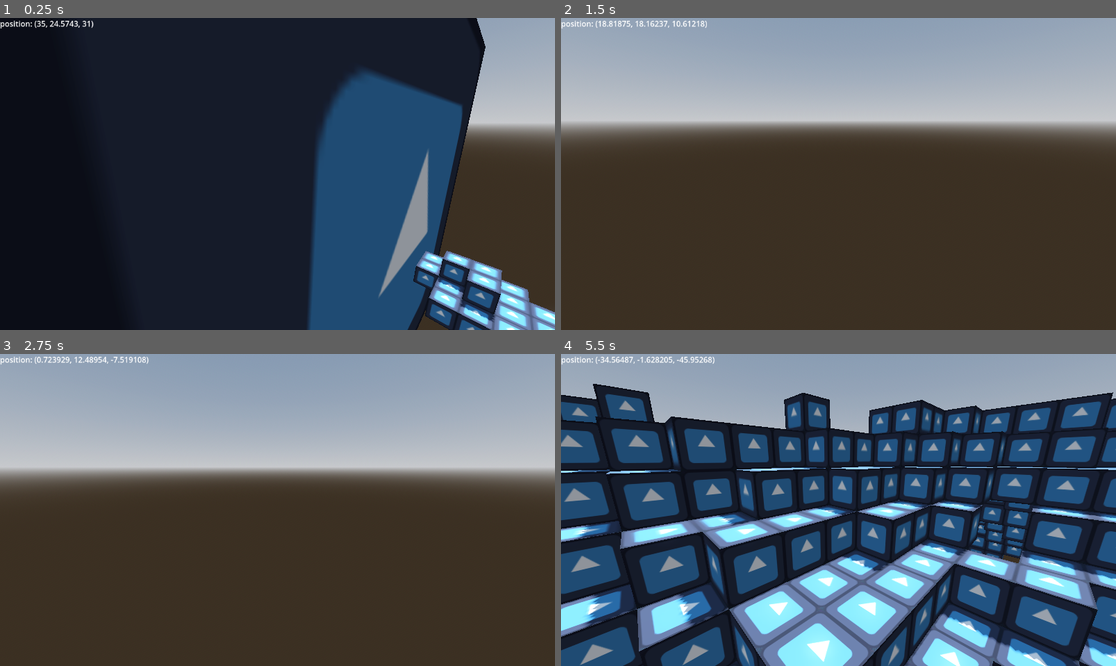
Above: before the commit, frames 1-4 (two rows, left to right).
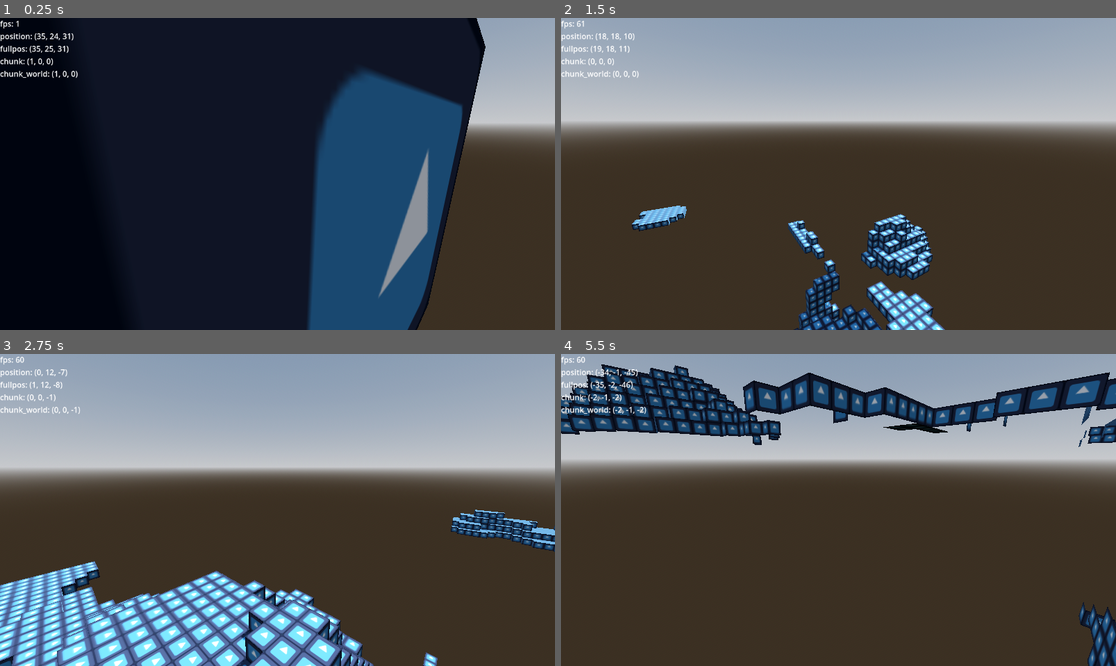
Above: after the commit, the same moments.

Repository: murumart/gd-blockgame
Game: Godot game, scene res://scenes/world.tscn
The game is run twice, just before and just after one commit, with the same random seed, the same clock (stepped at 60 frames per second) and the same inputs. The project has no main scene, so this scene is started directly. The engine's default icon, where the game draws it, is replaced by a stand-in: a white triangle on a blue panel in a dark square.
Inputs (mouse positions are in pixels of both pictures, inside the frame that each line leads up to):
- Up to frame 1 (0.25 s): no input
- Up to frame 2 (1.5 s): tap Enter at 0.5 s; move the mouse to (866, 174) at 0.52 s; hold Ctrl (control) 0.53-1.28 s; hold W (move_forward) from 0.53 s (still down); move the mouse to (810, 174) at 1.27 s; tap Ctrl (control) at 1.35 s
- Up to frame 3 (2.75 s): keep holding W (move_forward); move the mouse to (288, 503) at 2.02 s; hold Ctrl (control) from 2.03 s (still down)
- Up to frame 4 (5.5 s): keep holding W (move_forward); move the mouse to (832, 516) at 2.77 s; release Ctrl (control) at 2.78 s; tap Ctrl (control) at 2.85, 4.35 s; move the mouse to (877, 513) at 3.52 s; hold Ctrl (control) 3.53-4.28 s; move the mouse to (794, 506) at 4.27 s; move the mouse to (844, 510) at 5.02 s; hold Ctrl (control) from 5.03 s (still down)

The runs differ from the first frame. In frame 1, 4.8% of the frame differs, in the area x 0-100%, y 0-100%; in frame 2, 6.2%; in frame 3, 18%; in frame 4, 87%.

Commit message:
blocks are global not per chunk

Diff:
--- a/scenes/meshtest.gd
+++ b/scenes/meshtest.gd
@@ -11,7 +11,16 @@
 
 
 func _physics_process(delta: float) -> void:
-	$Control/Label.text = str("position: ", $"../Camera3D".global_position)
+	var bpos := Vector3i($"../Camera3D".global_position)
+	var cpos := WorldBlocks.is_in_which_chunk(bpos)
+	var w_cpos := World._player_chunk_position()
+	$Control/Label.text = str(
+		"fps: ", Engine.get_frames_per_second(),
+		"\nposition: ", bpos,
+		"\nfullpos: ", $"../Camera3D".global_position.round(),
+		"\nchunk: ", cpos,
+		"\nchunk_world: ", w_cpos,
+		)
 
 
 func _mesh_gen():
--- a/scenes/test/testmat.tres
+++ b/scenes/test/testmat.tres
@@ -4,3 +4,8 @@
 
 [resource]
 albedo_texture = ExtResource("1_m0xjy")
+metallic_specular = 0.0
+ao_light_affect = 0.46
+subsurf_scatter_strength = 0.54
+detail_mask = ExtResource("1_m0xjy")
+billboard_keep_scale = true
--- a/scenes/world.tscn
+++ b/scenes/world.tscn
@@ -1,8 +1,9 @@
-[gd_scene load_steps=10 format=3 uid="uid://dh4pwgtu6u1q0"]
+[gd_scene load_steps=11 format=3 uid="uid://dh4pwgtu6u1q0"]
 
 [ext_resource type="Script" path="res://scenes/meshtest.gd" id="1_if4l6"]
 [ext_resource type="Material" uid="uid://btqk6iql7oemc" path="res://scenes/test/testmat.tres" id="1_uclou"]
 [ext_resource type="Script" path="res://scenes/world.gd" id="1_vuntx"]
+[ext_resource type="Script" path="res://scenes/world/world_blocks.gd" id="2_66rso"]
 [ext_resource type="Script" path="res://scenes/camera/camera_controller.gd" id="2_m1nwf"]
 [ext_resource type="Script" path="res://scenes/world/chunks_loader.gd" id="4_tjww5"]
 
@@ -36,6 +37,9 @@
 [node name="World" type="Node3D"]
 script = ExtResource("1_vuntx")
 
+[node name="WorldBlocks" type="Node" parent="."]
+script = ExtResource("2_66rso")
+
 [node name="WorldEnvironment" type="WorldEnvironment" parent="."]
 environment = SubResource("Environment_u5qh4")
 
@@ -58,7 +62,11 @@
 layout_mode = 0
 offset_right = 40.0
 offset_bottom = 23.0
-text = "position: (35, 24.5743, 31)"
+text = "fps: 135
+position: (35, 24, 31)
+fullpos: (35, 25, 31)
+chunk: (1, 0, 0)
+chunk_world: (0, 0, 0)"
 
 [node name="Camera3D" type="Camera3D" parent="."]
 transform = Transform3D(0.670491, -0.181295, 0.719426, 0, 0.969685, 0.24436, -0.741917, -0.163841, 0.650165, 35, 24.5743, 31)
--- a/scenes/world/chunk.gd
+++ b/scenes/world/chunk.gd
@@ -4,7 +4,7 @@
 func _ready() -> void:
 	mesh = $ChunkMesh
 	mesh.chunk_position = chunk_position
-	_calc_blocks()
+	mesh.mesh_build_finished.connect(_on_mesh_build_finished)
 
 
 func _build() -> void:
@@ -13,40 +13,12 @@
 
 func _build_mesh() -> void:
 	#Util.measure_time(mesh.build_mesh.bind(blocks))
-	mesh.build_mesh(blocks)
+	mesh.build_mesh(WorldBlocks.get_chunk_blocks(chunk_position))
 
 
-func _calc_blocks() -> void:
-	if blocks.is_empty():
-		blocks.resize(VOLUME)
-	for x in WIDTH:
-		for y in HEIGHT:
-			for z in WIDTH:
-				var gx := chunk_position.x * WIDTH + x
-				var gy := chunk_position.y * HEIGHT + y
-				var gz := chunk_position.z * WIDTH + z
-				if Noises.noise1.get_noise_3d(gx, gy, gz) * 3 < 1.2 and\
-					Noises.noise1.get_noise_2d(gx, gz) * (
-						Noises.noise1.get_noise_2d(gx + 800, gz + 800) * 80
-					) > gy and not (
-						Noises.noise1.get_noise_3d(gz + 100, gy, gx - 100) > -0.11 and
-						Noises.noise1.get_noise_3d(gz + 100, gy, gx - 100) < 0.01
-					):
-					set_block(x, y, z, 1)
-
-
-func get_block(x: int, y: int, z: int) -> int:
-	if blocks.is_empty():
-		_calc_blocks()
-	if (x >= WIDTH or x < 0) or (y >= WIDTH or y < 0) or (z >= WIDTH or z < 0):
-		return 0
-	return blocks[x + WIDTH * z + AREA * y]
-
-
-func set_block(x: int, y: int, z: int, block: int) -> bool:
-	if blocks.is_empty():
-		_calc_blocks()
-	if (x >= WIDTH or x < 0) or (y >= WIDTH or y < 0) or (z >= WIDTH or z < 0):
-		return false
-	blocks[x + WIDTH * z + AREA * y] = block
-	return true
+func _on_mesh_build_finished(first: bool) -> void:
+	mesh_build_finished.emit()
+	if first:
+		create_tween().tween_property(
+			mesh, "transparency", 0.0, 0.5
+			).from(1.0)
--- a/scenes/world/chunk.tscn
+++ b/scenes/world/chunk.tscn
@@ -3,21 +3,26 @@
 [ext_resource type="Script" path="res://scenes/world/chunk.gd" id="1_nlmke"]
 [ext_resource type="Script" path="res://scenes/world/chunk_mesh.gd" id="2_q43yy"]
 
-[sub_resource type="StandardMaterial3D" id="StandardMaterial3D_0anbk"]
-transparency = 1
-albedo_color = Color(0.741176, 0.517647, 1, 0.0666667)
+[sub_resource type="StandardMaterial3D" id="StandardMaterial3D_0ra38"]
+transparency = 4
+blend_mode = 1
+albedo_color = Color(0.458824, 1, 1, 0.0588235)
 
-[sub_resource type="BoxMesh" id="BoxMesh_vcpnd"]
-material = SubResource("StandardMaterial3D_0anbk")
+[sub_resource type="BoxMesh" id="BoxMesh_yg41f"]
+material = SubResource("StandardMaterial3D_0ra38")
 size = Vector3(32, 32, 32)
 
 [node name="Chunk" type="Node3D"]
 script = ExtResource("1_nlmke")
 
 [node name="ChunkMesh" type="MeshInstance3D" parent="."]
+visibility_range_end = 160.0
 script = ExtResource("2_q43yy")
 
 [node name="MeshInstance3D" type="MeshInstance3D" parent="."]
 transform = Transform3D(1, 0, 0, 0, 1, 0, 0, 0, 1, 16, 16, 16)
 visible = false
-mesh = SubResource("BoxMesh_vcpnd")
+visibility_range_end = 32.0
+visibility_range_end_margin = 16.0
+visibility_range_fade_mode = 1
+mesh = SubResource("BoxMesh_yg41f")
--- a/scenes/world/chunk_mesh.gd
+++ b/scenes/world/chunk_mesh.gd
@@ -1,4 +1,8 @@
 extends MeshInstance3D
+
+signal mesh_build_finished(first: bool)
+
+var mesh_built_previously := false
 
 var blocks := PackedInt32Array()
 var vertex_counter := 0
@@ -13,7 +17,6 @@
 var chunk_position := Vector3i()
 
 var am := ArrayMesh.new()
-var th := Thread.new()
 
 
 func build_mesh(blx: PackedInt32Array) -> void:
@@ -22,14 +25,10 @@
 		mesh = null
 		return
 
-	call_deferred("_build_mesh", blx)
+	call_deferred("_build_mesh")
 
 
-func _exit_tree() -> void:
-	th.wait_to_finish()
-
-
-func _build_mesh(blx: PackedInt32Array) -> void:
+func _build_mesh() -> void:
 	surface_array.clear()
 	verts.clear()
 	indices.clear()
@@ -38,10 +37,13 @@
 	vertex_counter = 0
 
 	for x in Chunk.WIDTH:
+		# """multithreading"""
+		if x % 2 == 0: await get_tree().process_frame
 		for z in Chunk.WIDTH:
 			for y in Chunk.HEIGHT:
 				var index := x + Chunk.WIDTH * z + Chunk.AREA * y
 				if blocks[index] != 0:
+					#call_deferred("_add_block_mesh", Vector3i(x, y, z))
 					_add_block_mesh(Vector3i(x, y, z))
 	surface_array.resize(Mesh.ARRAY_MAX)
 	surface_array[Mesh.ARRAY_VERTEX] = verts
@@ -52,19 +54,27 @@
 
 	am.clear_surfaces()
 	am.add_surface_from_arrays(Mesh.PRIMITIVE_TRIANGLES, surface_array)
+	call_deferred(
+		"emit_signal", "mesh_build_finished",
+		not mesh_built_previously)
 	mesh = am
-	mesh.surface_set_material(0, preload("res://scenes/test/testmat.tres"))
+	mesh.surface_set_material(0,
+		preload("res://scenes/test/testmat.tres"))
+	mesh_built_previously = true
 
 
 func _add_block_mesh(xyz: Vector3i) -> void:
 	var x := xyz.x
 	var y := xyz.y
 	var z := xyz.z
+	var gx := chunk_position.x * Chunk.WIDTH + x
+	var gy := chunk_position.y * Chunk.HEIGHT + y
+	var gz := chunk_position.z * Chunk.WIDTH + z
 	var vc := 0
 
 	# bottom
 	vc = vertex_counter
-	if not _is_solid(x, y - 1, z):
+	if not _is_solid(gx, gy - 1, gz):
 		verts.append_array([
 			Vector3(0 + x, 0 + y, 0 + z), # 0
 			Vector3(1 + x, 0 + y, 0 + z), # 1
@@ -83,7 +93,7 @@
 
 	# top
 	vc = vertex_counter
-	if not _is_solid(x, y + 1, z):
+	if not _is_solid(gx, gy + 1, gz):
 		verts.append_array([
 			Vector3(0 + x, 1 + y, 0 + z), # 0
 			Vector3(1 + x, 1 + y, 0 + z), # 1
@@ -102,7 +112,7 @@
 
 	# left
 	vc = vertex_counter
-	if not _is_solid(x - 1, y, z):
+	if not _is_solid(gx - 1, gy, gz):
 		verts.append_array([
 			Vector3(0 + x, 0 + y, 0 + z), # 0
 			Vector3(0 + x, 1 + y, 0 + z), # 1
@@ -121,7 +131,7 @@
 
 	# right
 	vc = vertex_counter
-	if not _is_solid(x + 1, y, z):
+	if not _is_solid(gx + 1, gy, gz):
 		verts.append_array([
 			Vector3(1 + x, 0 + y, 0 + z), # 0
 			Vector3(1 + x, 0 + y, 1 + z), # 1
@@ -140,7 +150,7 @@
 
 	# back
 	vc = vertex_counter
-	if not _is_solid(x, y, z - 1):
+	if not _is_solid(gx, gy, gz - 1):
 		verts.append_array([
 			Vector3(0 + x, 0 + y, 0 + z), # 0
 			Vector3(1 + x, 0 + y, 0 + z), # 1
@@ -159,7 +169,7 @@
 
 	# front
 	vc = vertex_counter
-	if not _is_solid(x, y, z + 1):
+	if not _is_solid(gx, gy, gz + 1):
 		verts.append_array([
 			Vector3(0 + x, 0 + y, 1 + z), # 0
 			Vector3(0 + x, 1 + y, 1 + z), # 1
@@ -178,24 +188,8 @@
 
 
 func _is_solid(x: int, y: int, z: int) -> bool:
-	if (x >= Chunk.WIDTH or x < 0) or (y >= Chunk.HEIGHT or y < 0) or (z >= Chunk.WIDTH or z < 0):
-		return _get_neighbor_chunk_block(x, y, z) > 0
-	#return blocks[x + z * Chunk.WIDTH + y * Chunk.AREA] != 0
-	return blocks[x + Chunk.WIDTH * z + Chunk.AREA * y] > 0
-
-
-func _get_neighbor_chunk_block(x: int, y: int, z: int) -> int:
-	var cx := chunk_position.x; var cy := chunk_position.y; var cz := chunk_position.z
-	if x >= Chunk.WIDTH:
-		return ChunksLoader.get_chunk(cx + 1, cy, cz).get_block(x - Chunk.WIDTH, y, z)
-	if x < 0:
-		return ChunksLoader.get_chunk(cx - 1, cy, cz).get_block(x + Chunk.WIDTH, y, z)
-	if y >= Chunk.HEIGHT:
-		return ChunksLoader.get_chunk(cx, cy + 1, cz).get_block(x, y - Chunk.HEIGHT, z)
-	if y < 0:
-		return ChunksLoader.get_chunk(cx, cy - 1, cz).get_block(x, y + Chunk.HEIGHT, z)
-	if z >= Chunk.WIDTH:
-		return ChunksLoader.get_chunk(cx, cy, cz + 1).get_block(x, y, z - Chunk.WIDTH)
-	if z < 0:
-		return ChunksLoader.get_chunk(cx, cy, cz - 1).get_block(x, y, z + Chunk.WIDTH)
-	return 0
+	var pos := Vector3i(x, y, z)
+	var cpos := WorldBlocks.is_in_which_chunk(pos)
+	#return WorldBlocks._get_block(cpos,
+	#		WorldBlocks.to_in_chunk_position(pos, cpos)) > 0
+	return WorldBlocks.get_block(x, y, z) > 0
--- a/scenes/world/chunks_loader.gd
+++ b/scenes/world/chunks_loader.gd
@@ -14,7 +14,7 @@
 
 
 func _ready() -> void:
-	pass
+	_add_chunk(0, 0, 0)
 
 
 func _process(_delta: float) -> void:
@@ -22,15 +22,22 @@
 
 
 func _update() -> void:
+	pass
 	var p_c_pos := World.player_chunk_pos
-	if not p_c_pos in chunks.keys():
-		_add_chunk(p_c_pos.x, p_c_pos.y, p_c_pos.z)
+	_add_chunk(p_c_pos.x, p_c_pos.y, p_c_pos.z)
+	_add_chunk(p_c_pos.x, p_c_pos.y, p_c_pos.z + 1)
+	_add_chunk(p_c_pos.x, p_c_pos.y, p_c_pos.z - 1)
+	_add_chunk(p_c_pos.x + 1, p_c_pos.y, p_c_pos.z)
+	_add_chunk(p_c_pos.x - 1, p_c_pos.y, p_c_pos.z)
+	_add_chunk(p_c_pos.x, p_c_pos.y - 1, p_c_pos.z)
+	_add_chunk(p_c_pos.x, p_c_pos.y + 1, p_c_pos.z)
 
 
-func _add_chunk(x: int, y: int, z: int) -> void:
+func _add_chunk(x: int, y: int, z: int) -> Chunk:
 	var v3pos := Vector3i(x, y, z)
 	if v3pos in chunks: return
 	var chunk := CHUNK_SCENE.instantiate()
+	chunk.name = str(v3pos)
 	chunk.chunk_position = v3pos
 	chunks[v3pos] = chunk
 	add_child(chunk)
@@ -38,7 +45,9 @@
 		x * Chunk.WIDTH, y * Chunk.HEIGHT, z * Chunk.WIDTH)
 	chunk.call_deferred("_build_mesh")
 	#chunk._build_mesh()
+	await chunk.mesh_build_finished
 	_update_neighbour_chunks(x, y, z)
+	return chunk
 
 
 func _update_neighbour_chunks(x: int, y: int, z: int) -> void:
--- a/scenes/world/null_chunk.gd
+++ b/scenes/world/null_chunk.gd
@@ -1,15 +1,15 @@
 class_name NullChunk extends Node3D
 
+signal mesh_build_finished
+
 const WIDTH := 32 # x
-const HEIGHT := 16 # y
+const HEIGHT := 32 # y
 static var AREA := WIDTH * WIDTH
 static var VOLUME := AREA * HEIGHT
 
 var mesh : MeshInstance3D = null
 
 var chunk_position := Vector3i()
-
-var blocks := PackedInt32Array()
 
 
 func _ready() -> void:
@@ -22,17 +22,3 @@
 
 func _build_mesh() -> void:
 	queue_free()
-
-
-func _calc_blocks() -> void:
-	queue_free()
-
-
-func get_block(_x: int, _y: int, _z: int) -> int:
-	queue_free()
-	return 1
-
-
-func set_block(_x: int, _y: int, _z: int, _block: int) -> bool:
-	queue_free()
-	return false
--- /dev/null
+++ b/scenes/world/world_blocks.gd
@@ -0,0 +1,97 @@
+class_name WorldBlocks extends Node
+
+static var blocks := {}
+
+
+func _init() -> void:
+	var pregen_size := 2
+	for x in range(-pregen_size, pregen_size):
+		for y in  range(-pregen_size, pregen_size):
+			for z in  range(-pregen_size, pregen_size):
+				blocks[Vector3i(x, y, z)] = PackedInt32Array()
+				gen_blocks(Vector3i(x, y, z))
+				print("chunk %s blocks generated." % Vector3i(x, y, z))
+	# test
+	var pos := Vector3i(34, 384, 32)
+	var cpos := is_in_which_chunk(pos)
+	print(cpos)
+	print(to_in_chunk_position(pos, cpos))
+	print(get_block(pos.x, pos.y, pos.z))
+	print(_get_block(cpos,
+			to_in_chunk_position(pos, cpos)))
+
+
+static func is_in_which_chunk(bpos: Vector3i) -> Vector3i:
+	return Vector3i(
+		floori(bpos.x / float(Chunk.WIDTH)),
+		floori(bpos.y / float(Chunk.HEIGHT)),
+		floori(bpos.z / float(Chunk.WIDTH))
+	)
+
+
+static func to_in_chunk_position(
+		bpos: Vector3i, cpos: Vector3i) -> Vector3i:
+	return Vector3i(
+		bpos.x - cpos.x * Chunk.WIDTH,
+		bpos.y - cpos.y * Chunk.HEIGHT,
+		bpos.z - cpos.z * Chunk.WIDTH,
+	)
+
+
+static func gen_blocks(chunk_position: Vector3i) -> PackedInt32Array:
+	if blocks.get(chunk_position, null) == null or\
+			blocks.get(chunk_position, []).size() < 1:
+		var nb := PackedInt32Array()
+		nb.resize(Chunk.VOLUME)
+		blocks[chunk_position] = nb
+	var cx := chunk_position.x
+	var cy := chunk_position.y
+	var cz := chunk_position.z
+	for x in Chunk.WIDTH:
+		for y in Chunk.HEIGHT:
+			for z in Chunk.WIDTH:
+				var gx := cx * Chunk.WIDTH + x
+				var gy := cy * Chunk.HEIGHT + y
+				var gz := cz * Chunk.WIDTH + z
+				if Noises.noise1.get_noise_3d(gx, gy, gz) * 3 < 1.4 and\
+					Noises.noise1.get_noise_2d(gx, gz) * (
+						Noises.noise1.get_noise_2d(gx + 800, gz + 800) * 80
+					) > gy and not (
+						Noises.noise1.get_noise_3d(gz + 100, gy, gx - 100) > -0.11 and
+						Noises.noise1.get_noise_3d(gz + 100, gy, gx - 100) < 0.01
+					):
+					_set_block(chunk_position, Vector3i(x, y, z), 1)
+	return blocks[chunk_position]
+
+
+static func set_block(x: int, y: int, z: int, block: int) -> void:
+	var cpos := is_in_which_chunk(Vector3i(x, y, z))
+	var bpos := to_in_chunk_position(Vector3i(x, y, z), cpos)
+	if not blocks.get(cpos, null):
+		var nb := PackedInt32Array()
+		nb.resize(Chunk.VOLUME)
+		blocks[cpos] = nb
+	_set_block(cpos, bpos, block)
+	#blocks[cpos][x + Chunk.WIDTH * z + Chunk.AREA * y] = block
+
+
+static func _set_block(cpos: Vector3i, bpos: Vector3i, block: int) -> void:
+	blocks[cpos][bpos.x + Chunk.WIDTH * bpos.z + Chunk.AREA * bpos.y] = block
+
+
+static func get_block(x: int, y: int, z: int) -> int:
+	var cpos := is_in_which_chunk(Vector3i(x, y, z))
+	var bpos := to_in_chunk_position(Vector3i(x, y, z), cpos)
+	if not blocks.get(cpos, null):
+		gen_blocks(cpos)
+	return _get_block(cpos, bpos)
+
+
+static func _get_block(cpos: Vector3i, bpos: Vector3i) -> int:
+	return blocks[cpos][bpos.x + Chunk.WIDTH * bpos.z + Chunk.AREA * bpos.y]
+
+
+static func get_chunk_blocks(cpos: Vector3i) -> PackedInt32Array:
+	if not blocks.get(cpos, null):
+		gen_blocks(cpos)
+	return blocks.get(cpos)
